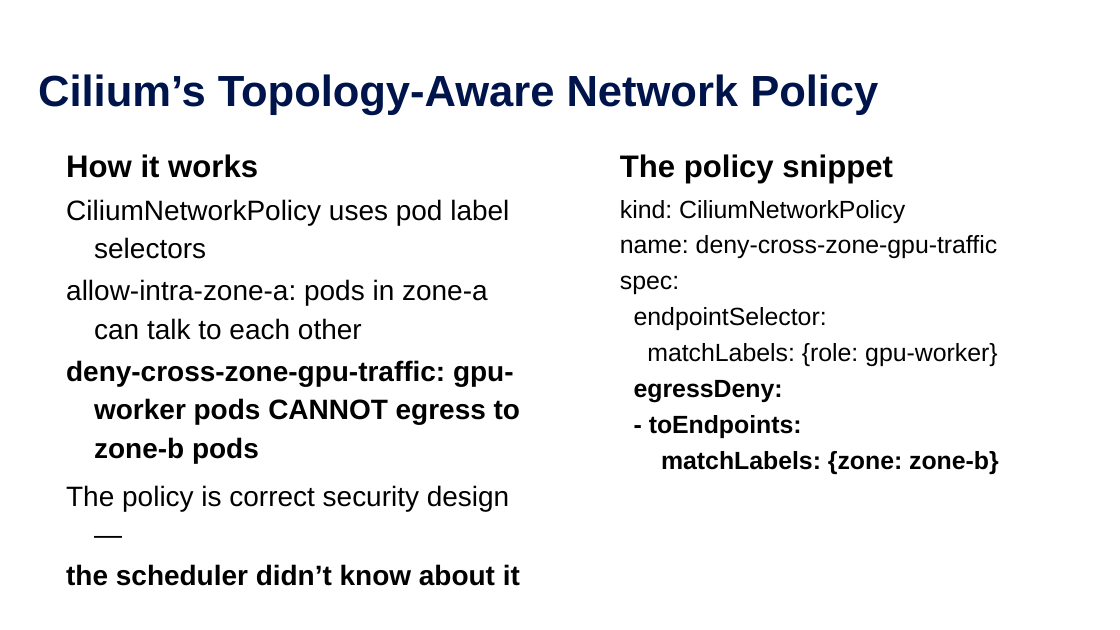
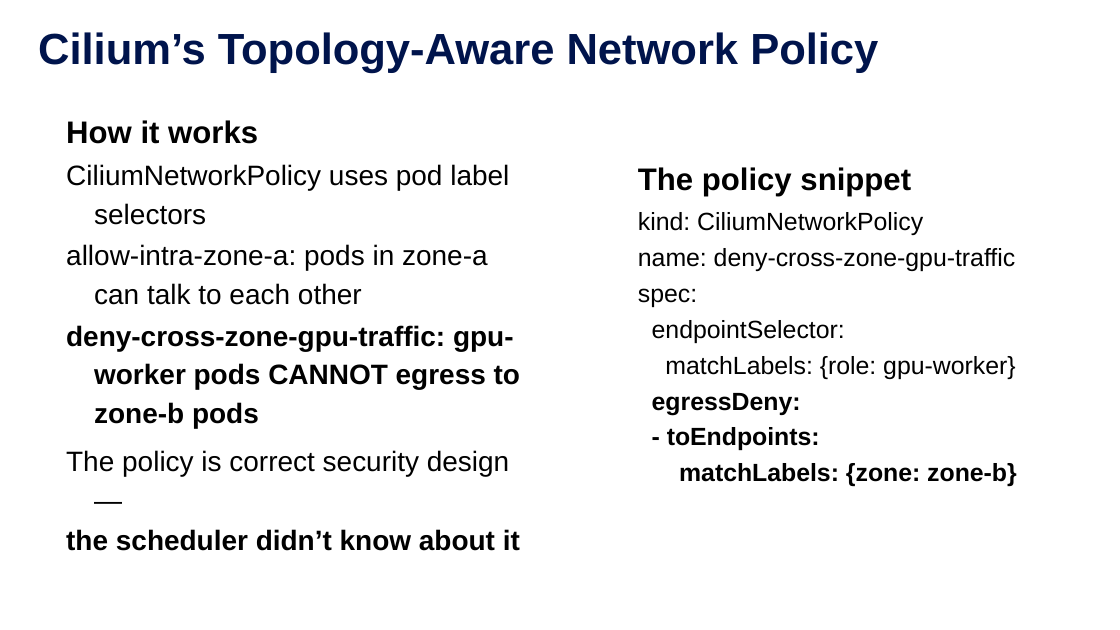
Before and after one commit to ram2valar/kubeflow-cilium-lab, a slide deck: slide 9 of kubecon-india-2026-kubeflow-cilium.pptx. Drawn at 1120x630 pixels with LibreOffice and Linux fonts; fonts in the diff are those of the drawing; background and template pictures are left out. Boxes give left, top, right and bottom in pixels: in the first picture for what was removed or moved away, otherwise in the second. Text is boxed around its words. In the diff, an @@ line names an element or a change of style, - is before the commit and + after.

```diff
--- a/kubecon-india-2026-kubeflow-cilium.pptx
+++ b/kubecon-india-2026-kubeflow-cilium.pptx
@@ title "Cilium’s Topology-Aware Network Policy": place and size @@
-title "Cilium’s Topology-Aware Network Policy" at (38, 74, 878, 116)
+title "Cilium’s Topology-Aware Network Policy" at (38, 32, 878, 73)
@@ text "How it works": place and size @@
-text "How it works" at (66, 154, 520, 586)
+text "How it works" at (66, 120, 520, 551)
@@ text "The policy snippet": place and size @@
-text "The policy snippet" at (620, 154, 999, 474)
+text "The policy snippet" at (638, 167, 1017, 486)
```
Also in this commit, not shown: 10 other slides changed, 5 slides added, 3 slides removed.
